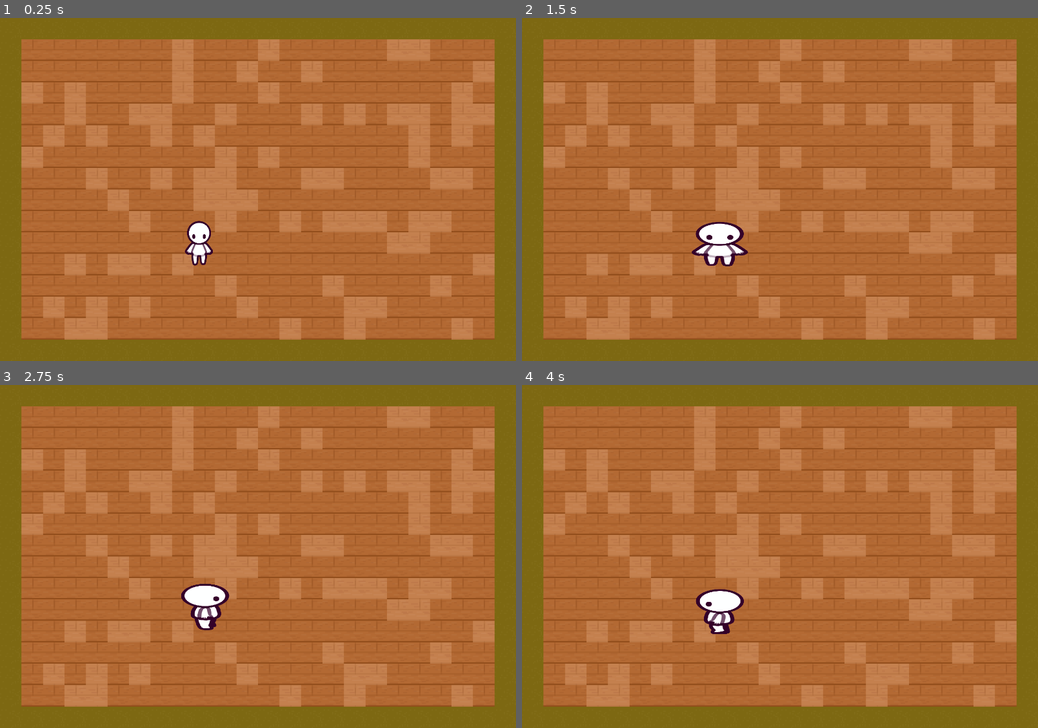
Above: before the commit, frames 1-4 (two rows, left to right).
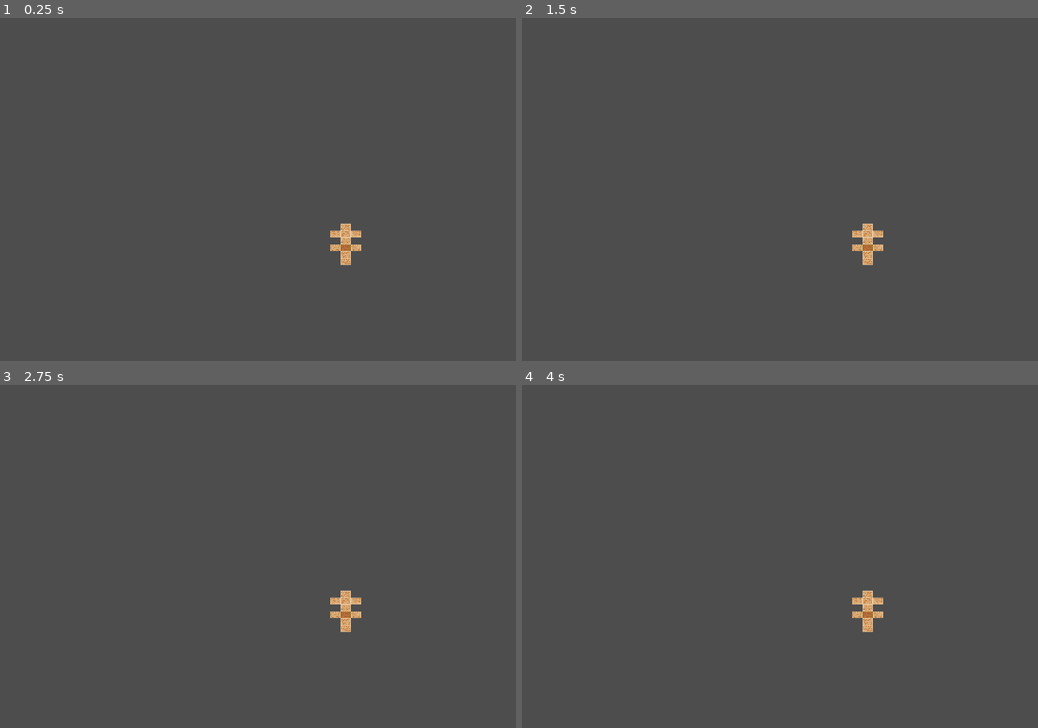
Above: after the commit, the same moments.

Repository: giulibaez/Proyecto_-Dise-o-Ludico-ll
Game: Godot game, scene res://Escenas/main.tscn
The game is run twice, just before and just after one commit, with the same random seed, the same clock (stepped at 60 frames per second) and the same inputs.
Inputs:
- Up to frame 1 (0.25 s): no input
- Up to frame 2 (1.5 s): tap Enter at 0.5 s; hold D (move_right) 0.53-1.28 s; hold S (move_down) from 1.28 s (still down)
- Up to frame 3 (2.75 s): release S (move_down) at 2.03 s; hold D (move_right) from 2.03 s (still down)
- Up to frame 4 (4 s): release D (move_right) at 2.78 s; hold W (move_up) 2.78-3.53 s; hold A (move_left) from 3.53 s (still down)

The runs differ from the first frame. In frame 1, 100% of the frame differs, in the area x 0-100%, y 0-100%; in frame 2, 100%; in frame 3, 100%; in frame 4, 100%.

Commit message:
habitaciones 24x16

Diff:
--- a/diseño-lúdico-ll/Escenas/main.tscn
+++ b/diseño-lúdico-ll/Escenas/main.tscn
@@ -12,4 +12,8 @@
 [node name="MapGenerator" parent="." instance=ExtResource("3_0kh0y")]
 
 [node name="Player" parent="." instance=ExtResource("2_0kh0y")]
+visible = false
 position = Vector2(178, 144)
+
+[node name="Camera2D" type="Camera2D" parent="."]
+zoom = Vector2(0.02, 0.02)
--- a/diseño-lúdico-ll/Escenas/rooms/map_generator.gd
+++ b/diseño-lúdico-ll/Escenas/rooms/map_generator.gd
@@ -1,46 +1,184 @@
 extends Node2D
 
-# Diccionario de escenas
+# Tamaño de la cuadrícula lógica del mapa (exportado para edición en el editor de Godot)
+@export var world_size: Vector2i = Vector2i(8, 8)
+# Número de habitaciones a generar (exportado para edición en el editor)
+@export var number_of_rooms: int = 10
+# Diccionario con las rutas a las escenas de las habitaciones
 var room_scene_paths = {
-	"cell": "res://Escenas/rooms/roomCell.tscn", #cada clave es un tipo de archivo
+	"cell": "res://Escenas/rooms/roomCell.tscn",
 	"lab": "res://Escenas/rooms/room_lab.tscn"
 }
 
-#lista vacia para almacenar las habitaciones intnasciadas
+# Matriz que almacena los datos de las habitaciones en la cuadrícula
 var rooms = []
+# Lista de posiciones lógicas ocupadas
+var taken_position: Array = []
+# Dimensiones de la cuadrícula
+var grid_size_x: int
+var grid_size_y: int
+# Tamaño físico de cada habitación en píxeles
+var room_size: Vector2 = Vector2(384, 256)
+# Bandera para evitar múltiples inicializaciones
+var map_initialized: bool = false
 
+# Método que se ejecuta cuando el nodo entra en la escena
+func _ready():
+	# Evita ejecutar _ready más de una vez
+	if map_initialized:
+		print("Advertencia: Intento de ejecutar _ready más de una vez, abortando")
+		return
 
-func _ready():
+	# Limita el número de habitaciones al tamaño máximo de la cuadrícula
+	if number_of_rooms >= (world_size.x * 2) * (world_size.y * 2):
+		number_of_rooms = int(world_size.x * 2) * (world_size.y * 2)
+	# Inicializa las dimensiones de la cuadrícula
+	grid_size_x = world_size.x
+	grid_size_y = world_size.y
+	# Genera el mapa
 	generate_map()
+	# Marca el mapa como inicializado
+	map_initialized = true
 
-func generate_map(): # se arma el mapa de habitaciones
-	var positions = [ #posiciones bases; cuadricula 2X2
-		Vector2(0, 0),
-		Vector2(512, 0),
-		Vector2(0, 256),
-		Vector2(256, 256)
-	]
+# Genera el mapa proceduralmente
+func generate_map():
+	# Limpia las listas de habitaciones y posiciones ocupadas
+	rooms.clear()
+	taken_position.clear()
 
-	var room_types = ["cell", "lab"] #lista con los tipos de habitacion, las mimas que guarde en el diccionario
+	# Inicializa la matriz lógica con celdas vacías (null)
+	rooms = []
+	for i in range(grid_size_x * 2):
+		var row = []
+		for j in range(grid_size_y * 2):
+			row.append(null)
+		rooms.append(row)
 
-	for i in range(room_types.size()): # recorre los indices de las habitaciones asegurnadose de no pasar el tamaño de la lista
-		var room_type = room_types[i] # guarda la habitacion en el indice del bucle
-		var scene_path = room_scene_paths[room_type] # verifica si existe una entrada para este tipo
-		var room_scene = load(scene_path) # carga como recurso la escena
-		var room_instance = room_scene.instantiate()#crea una instancia
-		# Posiciona la instancia en la escena principal según la grilla de 2x2
-		room_instance.position = positions[i]
-		add_child(room_instance)# agrega la habitacion al arbol de nodos
-		# Llamar a la función generate() dei la habitación para que genere su contenido
+	# Coloca la habitación inicial en el centro lógico (0,0)
+	var origin = Vector2i.ZERO
+	var center_x = grid_size_x
+	var center_y = grid_size_y
+	rooms[center_x][center_y] = {"grid_pos": origin, "type": 1} # Tipo 1 = "cell"
+	taken_position.append(origin)
+	print("Habitación inicial colocada en posición lógica: ", origin, " (grilla: ", center_x, ",", center_y, ")")
+
+	# Genera el resto de las habitaciones
+	var random_compare_start = 0.2 # Probabilidad inicial para aceptar posiciones con múltiples vecinos
+	var random_compare_end = 0.01  # Probabilidad final
+	for i in range(number_of_rooms - 1):
+		# Interpola la probabilidad para favorecer mapas más dispersos al inicio
+		var random_compare = lerp(random_compare_start, random_compare_end, float(i) / (number_of_rooms - 1))
+		var check_pos = new_position() # Obtiene una posición candidata
+
+		# Verifica si la posición es inválida o ya está ocupada
+		if not is_position_valid(check_pos) or taken_position.has(check_pos):
+			print("Posición inválida o ya ocupada: ", check_pos)
+			continue
+
+		# Intenta encontrar una posición con pocos vecinos
+		var iterations = 0
+		while number_of_neighbors(check_pos) > 1 and randi() % 100 > random_compare * 100 and iterations < 50:
+			check_pos = selective_new_position()
+			if not is_position_valid(check_pos) or taken_position.has(check_pos):
+				print("selective_new_position devolvió posición inválida o ocupada: ", check_pos)
+				break
+			iterations += 1
+			if iterations >= 50:
+				print("Advertencia: No se encontró posición válida tras 50 intentos")
+				break
+
+		# Asigna la habitación si la posición es válida y no está ocupada
+		if is_position_valid(check_pos) and not taken_position.has(check_pos):
+			var grid_x = check_pos.x + grid_size_x
+			var grid_y = check_pos.y + grid_size_y
+			rooms[grid_x][grid_y] = {"grid_pos": check_pos, "type": 0} # Tipo 0 = "lab"
+			taken_position.append(check_pos)
+			print("Habitación colocada en posición lógica: ", check_pos, " (grilla: ", grid_x, ",", grid_y, ")")
+		else:
+			print("No se asignó habitación en posición: ", check_pos)
+
+	# Instancia las habitaciones en la escena
+	for pos in taken_position:
+		var x = pos.x + grid_size_x
+		var y = pos.y + grid_size_y
+		var room_data = rooms[x][y]
+		# Verifica si los datos de la habitación son válidos
+		if room_data == null:
+			print("ERROR: room_data en (", x, ",", y, ") es null. Posición lógica: ", pos)
+			continue
+
+		# Determina el tipo de habitación ("cell" o "lab")
+		var room_type = "cell" if room_data["type"] == 1 else "lab"
+		var scene_path = room_scene_paths[room_type]
+		var room_scene = load(scene_path)
+		# Verifica si la escena se cargó correctamente
+		if not room_scene:
+			print("ERROR: No se pudo cargar la escena: ", scene_path)
+			continue
+
+		# Instancia la escena de la habitación
+		var room_instance = room_scene.instantiate()
+		if not room_instance:
+			print("ERROR: No se pudo instanciar la escena: ", scene_path)
+			continue
+
+		# Calcula la posición física desplazada para que todas las posiciones sean positivas
+		var physical_pos = Vector2(pos.x * room_size.x, pos.y * room_size.y) + Vector2(grid_size_x * room_size.x, grid_size_y * room_size.y)
+		room_instance.position = physical_pos
+		print("Instanciando habitación tipo ", room_type, " en posición física: ", physical_pos)
+
+		# Agrega la habitación como hijo del nodo actual
+		add_child(room_instance)
+
+		# Ejecuta el método generate si existe
 		if room_instance.has_method("generate"):
 			room_instance.generate()
 
+		# Obtiene los nodos de conectores y los almacena
 		var connectors = {
 			"top": room_instance.get_node_or_null("ConnectorT"),
-			"down": room_instance.get_node_or_null ("ConnectorD"),
-			"right":  room_instance.get_node_or_null ("ConnectorR"),
-			"left":  room_instance.get_node_or_null ("ConnectorL")
+			"down": room_instance.get_node_or_null("ConnectorD"),
+			"right": room_instance.get_node_or_null("ConnectorR"),
+			"left": room_instance.get_node_or_null("ConnectorL")
 		}
 		room_instance.set("connectors", connectors)
+		rooms[x][y]["instance"] = room_instance
 
-		rooms.append(room_instance)# guarda la intancia en la lista de habitaciones
+# Verifica si una posición lógica está dentro de los límites de la cuadrícula
+func is_position_valid(pos: Vector2i) -> bool:
+	var x = pos.x + grid_size_x
+	var y = pos.y + grid_size_y
+	var valid = x >= 0 and x < grid_size_x * 2 and y >= 0 and y < grid_size_y * 2
+	if not valid:
+		print("Posición inválida: ", pos, " (grilla: ", x, ",", y, ")")
+	return valid
+
+# Genera una nueva posición lógica adyacente a una posición ocupada
+func new_position() -> Vector2i:
+	var index = randi() % taken_position.size()
+	var base_pos = taken_position[index]
+	var directions = [Vector2i(0, -1), Vector2i(0, 1), Vector2i(1, 0), Vector2i(-1, 0)]
+	var dir = directions[randi() % directions.size()]
+	var new_pos = base_pos + dir
+	if is_position_valid(new_pos) and not taken_position.has(new_pos):
+		return new_pos
+	return selective_new_position()
+
+# Cuenta el número de vecinos ocupados de una posición
+func number_of_neighbors(pos: Vector2i) -> int:
+	var count = 0
+	var directions = [Vector2i(0, -1), Vector2i(0, 1), Vector2i(1, 0), Vector2i(-1, 0)]
+	for dir in directions:
+		var neighbor = pos + dir
+		if taken_position.has(neighbor):
+			count += 1
+	return count
+
+# Busca una posición válida y no ocupada con un máximo de 50 intentos
+func selective_new_position() -> Vector2i:
+	for i in range(50):
+		var pos = new_position()
+		if is_position_valid(pos) and not taken_position.has(pos):
+			return pos
+	print("selective_new_position no encontró posición válida, devolviendo Vector2i.ZERO")
+	return Vector2i.ZERO
--- a/diseño-lúdico-ll/Escenas/rooms/room_lab_generator.gd
+++ b/diseño-lúdico-ll/Escenas/rooms/room_lab_generator.gd
@@ -3,19 +3,44 @@
 @export var room_type :String = "lab"
 @onready var floor_map :TileMapLayer = $TileMap/Floors #referencia a nodo hijo floors
 @onready var wall_map : TileMapLayer = $TileMap/Walls #referencia a nodo hijo walls
+@export var room_position: Vector2i = Vector2i.ZERO #una Mouskeherramienta Misteriosa que nos ayudara mas tarde
+
+
+@export var floor_tiles: Array[Vector2i] = [Vector2i(7,6), Vector2i(14,5)] # Lista de tiles de piso
+@export var floor_tile_percent: Array[float] = [0.9, 0.3] # 70% tile1, 30% tile2
+@export var size: Vector2i = Vector2i (24,16)
 
 func _ready() -> void:
-	randomize()#en ready para que los num aleatorios cambien cada que inicie el juego
 	generate_lab()
 
 
 func  generate_lab ():
-	for x in range (10): #recorre columnas del 0_9
-		for y in range (10): #recorre filas 0_9
+	var rand = RandomNumberGenerator.new() #generador de numeritos
+	rand.randomize()
+	for x in size.x: #recorre columnas
+		for y in size.y: #recorre filas
 			var position = Vector2i (x,y) #guarda la coordenada (x,y) como vector de enteros (es un vector de 2 componentes lo uso para representar las cordenadas en la grilla
-			if x==0 or x==9 or y== 0 or y==9: #si esta en un borde
-				wall_map.set_cell( position, 0 , Vector2(11,3)) #coloca una pared
+			if x==0 or y==0 or x ==size.x -1 or y== size.y -1: #si esta en un borde
+				wall_map.set_cell( position, 0 , Vector2i(11,3)) #coloca una pared
 			else:
-				var tile_position = Vector2i(7,6) if randi( ) %2 == 0  else Vector2i (14,5)
-				floor_map.set_cell(position, 0 , tile_position) #sino, coloca un piso
+				var tile_position = select_percent_tile(rand)
+				floor_map.set_cell( position, 0 , tile_position) #sino, coloca un piso aleatorio
 				#coloca un tile del atlas 0 en la posicion (x,y) del tile map y usa el subtile que esta en la posicion (X,Y) dfentro del atlas
+
+func select_percent_tile(rand :RandomNumberGenerator) -> Vector2i:
+	var total_percent = 0.0
+	for percent in floor_tile_percent:
+		total_percent += percent # sumo todos los valores de la lista de porcentajes
+	var random_value = rand.randf() * total_percent # numero aleatorio resultado de multiplicar un randmon con el porcentaje
+	var current_percent =0.0 #variable que se usa para acomular cada valor de floor_tile_percent
+
+	for i in range (floor_tile_percent.size()): #itera sobre cada tile y su porcentaje asociado (por sus indices)
+		current_percent += floor_tile_percent[i] # se suman los porcentajes
+		if random_value <= current_percent: # verifica si el random de antes, cae dentro del intervalo acomulado
+			return floor_tiles[i]
+
+	return floor_tiles [0]
+
+
+func _on_area_2d_body_entered(body: Node2D) -> void:
+	pass # Replace with function body.
